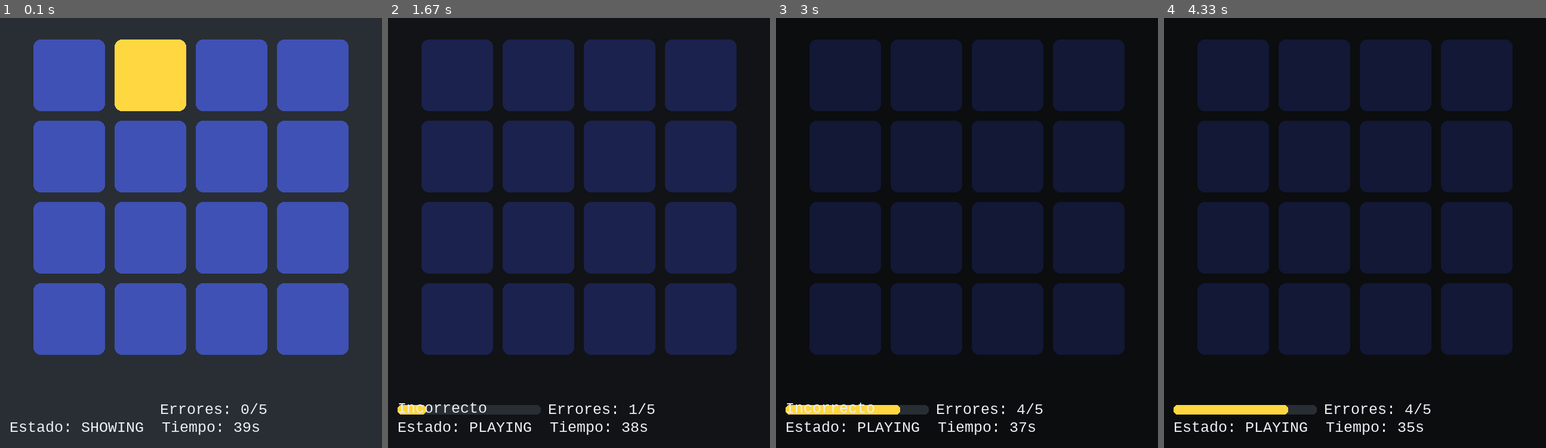
Above: before the commit, frames 1-4 (left to right).
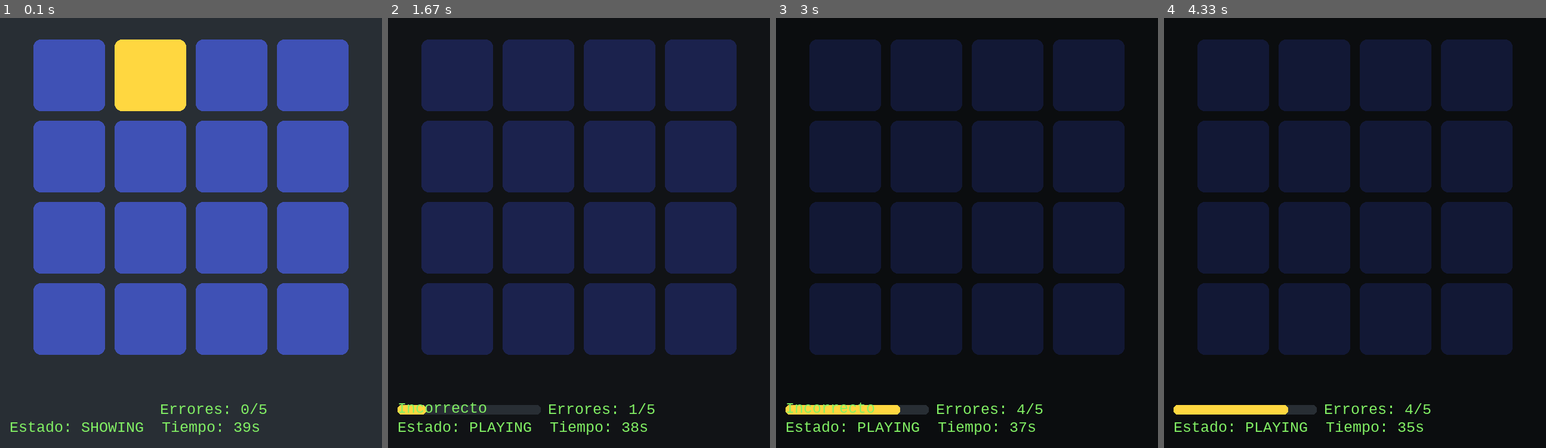
Above: after the commit, the same moments.

Repository: Testin33/Memory-Game-with-Pygame
Game: pygame game, started from main.py
Two runs of this game, one before a commit and one after it. Both use one fixed random seed, a clock stepped at 60 frames per second and the inputs below.
Inputs (mouse positions are in pixels of both pictures, inside the frame that each line leads up to):
- Up to frame 1 (0.1 s): no input
- Up to frame 2 (1.67 s): click (460, 168) at 1.38 s
- Up to frame 3 (3 s): click (1012, 271) at 1.72 s; click (974, 86) at 2.05 s; click (947, 344) at 2.38 s
- Up to frame 4 (4.33 s): click (1293, 91) at 3.22 s

The runs differ from the first frame. In frame 1, 0.7% of the frame differs, in the area x 2-70%, y 89-97%; in frame 2, 0.8%; in frame 3, 0.8%; in frame 4, 0.6%.

Commit message:
Change COLOR_TEXT to a new RGB value

Diff:
--- a/settings.py
+++ b/settings.py
@@ -21,7 +21,7 @@
 COLOR_GRID = (40, 46, 52)
 COLOR_TILE = (63, 81, 181)
 COLOR_TILE_HL = (255, 215, 64)
-COLOR_TEXT = (236, 239, 244)
+COLOR_TEXT = (130, 240, 100)
 
 # Derived
 BOARD_WIDTH = GRID_COLS * CELL_SIZE + (GRID_COLS + 1) * GRID_MARGIN
